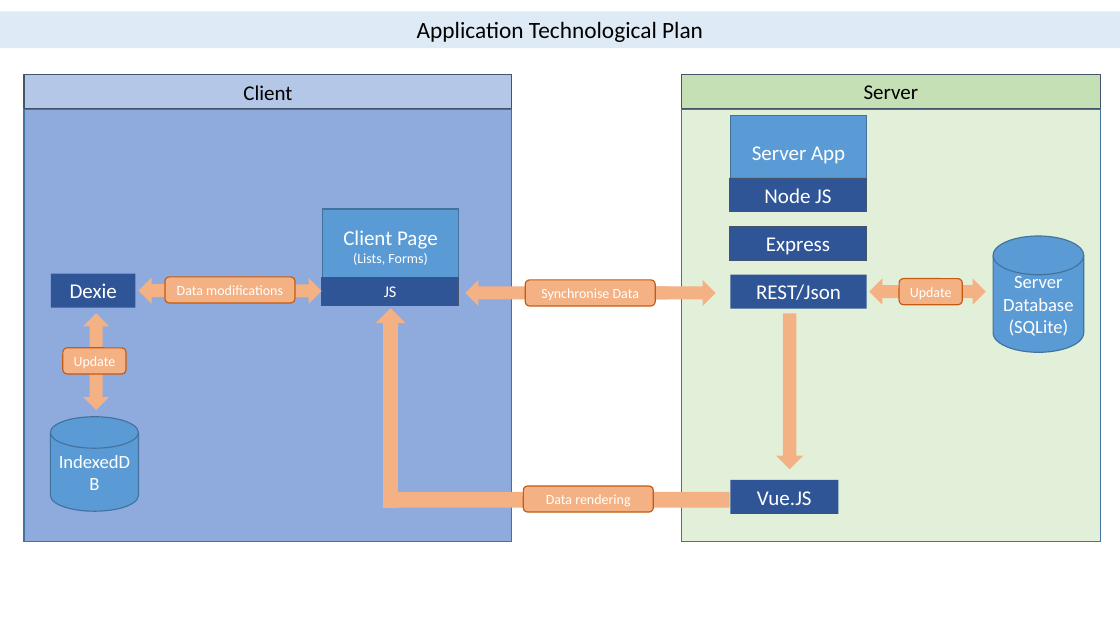
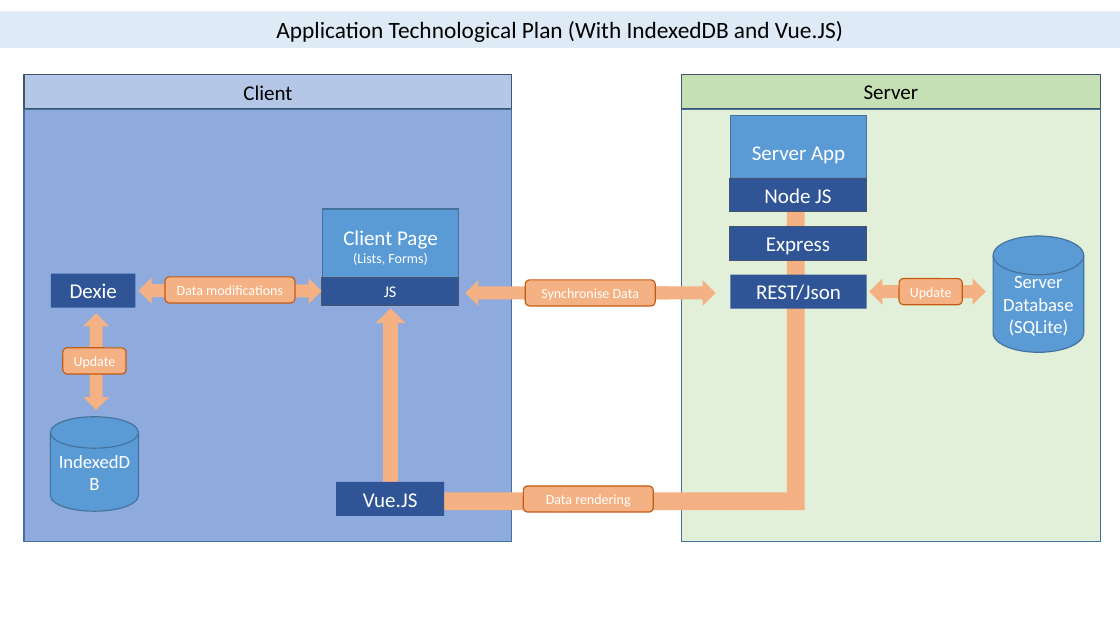
Before and after one commit to so-technology-watch/html5-indexeddb-nodejs, a slide deck: slide 1 of public/ressources/TechnologicalPlan.pptx. Drawn at 1120x630 pixels with LibreOffice and Linux fonts; fonts in the diff are those of the drawing. Boxes give left, top, right and bottom in pixels: in the first picture for what was removed or moved away, otherwise in the second. Text is boxed around its words. In the diff, an @@ line names an element or a change of style, - is before the commit and + after.

```diff
--- a/public/ressources/TechnologicalPlan.pptx
+++ b/public/ressources/TechnologicalPlan.pptx
@@ text in rectangle at box(276, 21, 843, 42): text changed @@
-Application Technological Plan
+Application Technological Plan (With IndexedDB and Vue.JS)
@@ rectangle added at box(787, 156, 805, 510), fill #F4B183 @@
@@ right arrow removed at box(776, 313, 804, 469) @@
@@ rectangle "Vue.JS": place and size @@
-rectangle "Vue.JS" at box(730, 480, 839, 513)
+rectangle "Vue.JS" at box(336, 482, 444, 516)
@@ rectangle "v": place and size @@
-rectangle "v" at box(384, 492, 730, 508)
+rectangle "v" at box(444, 492, 797, 510)
```
Also in this commit, not shown: 1 slide added, 20 other files.
